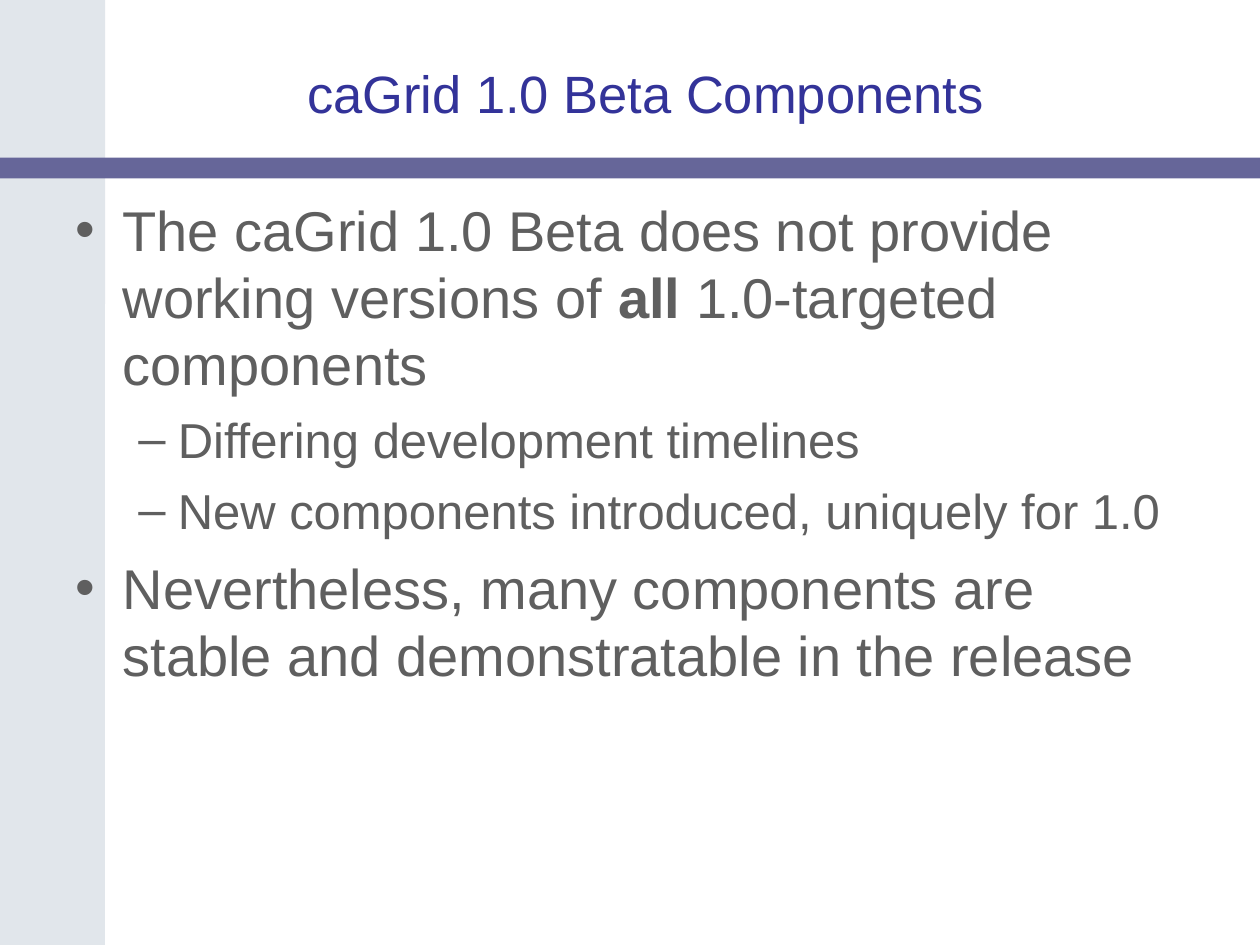
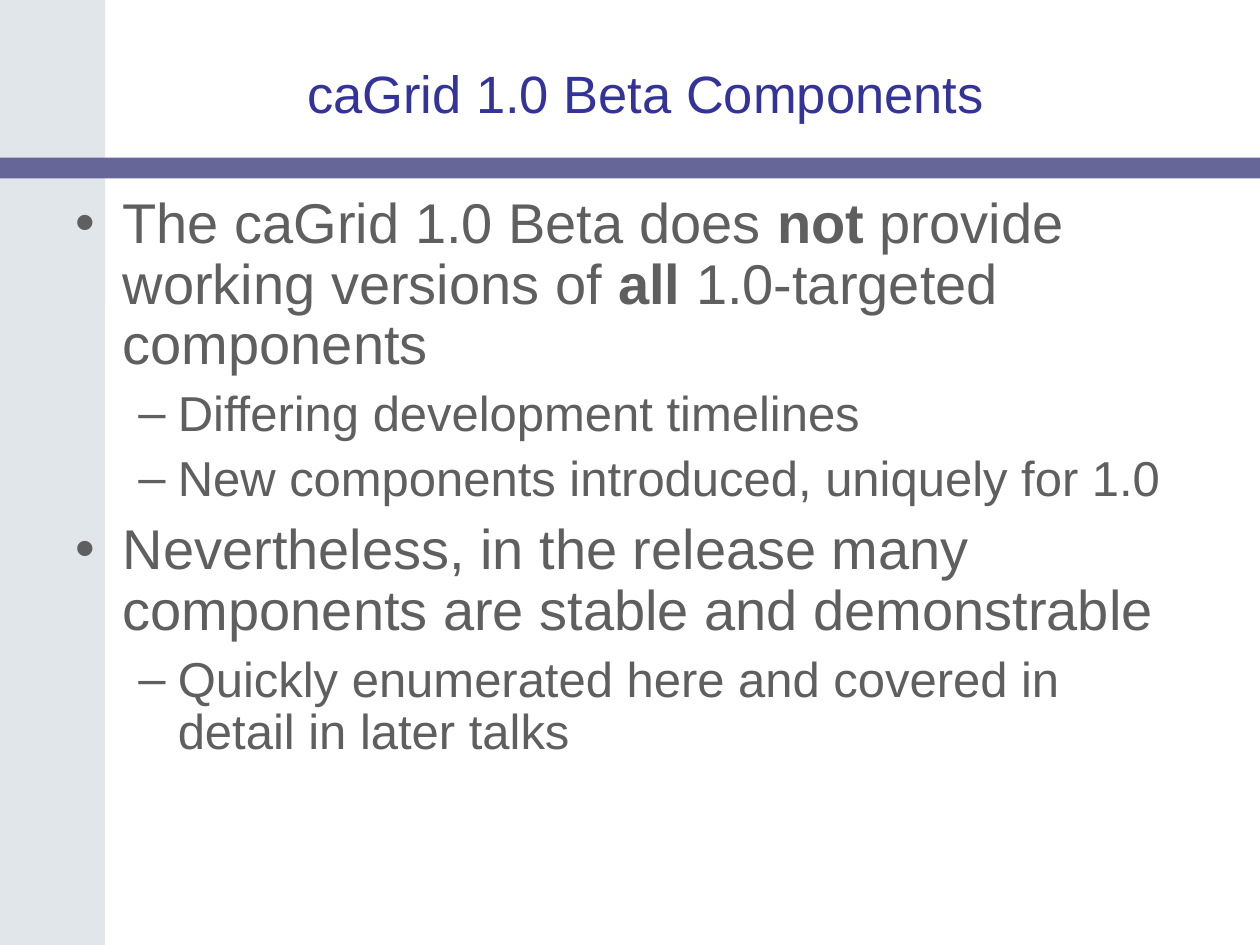
Before and after one commit to NCIP/cagrid-portal, a slide deck: slide 12 of cagrid-1-0/Documentation/presentations/200607_VCDE_ARCH/caGrid-1.0_Beta_Release.ppt. Drawn at 1260x945 pixels with LibreOffice and Linux fonts; fonts in the diff are those of the drawing; background and template pictures are left out. Boxes give left, top, right and bottom in pixels: in the first picture for what was removed or moved away, otherwise in the second. Text is boxed around its words. In the diff, an @@ line names an element or a change of style, - is before the commit and + after.

```diff
--- a/cagrid-1-0/Documentation/presentations/200607_VCDE_ARCH/caGrid-1.0_Beta_Release.ppt
+++ b/cagrid-1-0/Documentation/presentations/200607_VCDE_ARCH/caGrid-1.0_Beta_Release.ppt
@@ text at [123,202,1160,506]: bold on in "not"; line spacing 1 to 0.9 @@
@@ text at [123,528,1152,750]: text changed @@
-• Nevertheless, many components are stable and demonstratable in the release
+• Nevertheless, in the release many components are stable and demonstrable
+  – Quickly enumerated here and covered in detail in later talks
```
Also in this commit, not shown: 4 other slides changed, 2 other files.
